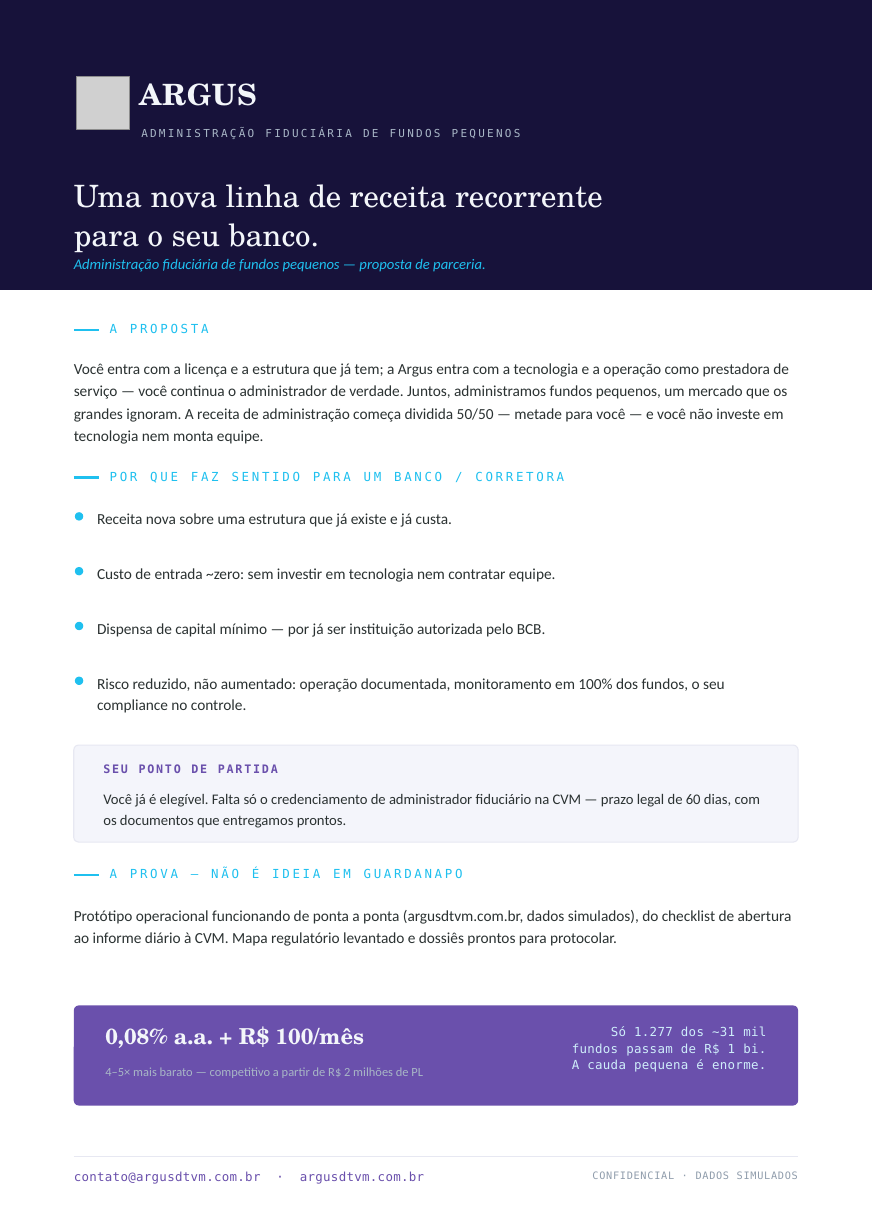
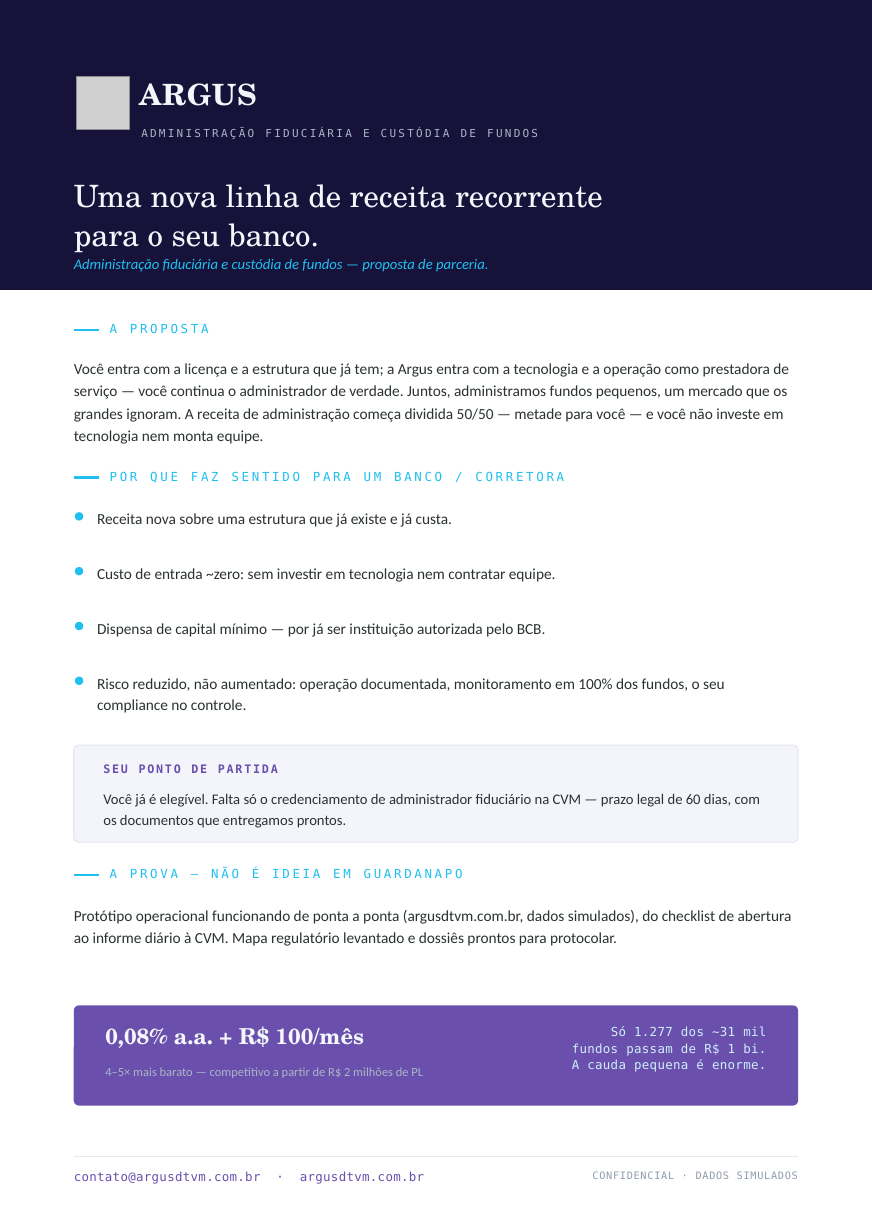
Before and after one commit to viniciuscbf/dtvm, a slide deck: slide 1 of prospecção/abordagem/Argus_OnePager_Banco_CTVM.pptx. Drawn at 872x1232 pixels with LibreOffice and Linux fonts; fonts in the diff are those of the drawing; grey boxes stand for pictures. Boxes give left, top, right and bottom in pixels: in the first picture for what was removed or moved away, otherwise in the second. Text is boxed around its words. In the diff, an @@ line names an element or a change of style, - is before the commit and + after.

```diff
--- a/prospecção/abordagem/Argus_OnePager_Banco_CTVM.pptx
+++ b/prospecção/abordagem/Argus_OnePager_Banco_CTVM.pptx
@@ text at (141,129,538,139): text changed @@
-ADMINISTRAÇÃO FIDUCIÁRIA DE FUNDOS PEQUENOS
+ADMINISTRAÇÃO FIDUCIÁRIA E CUSTÓDIA DE FUNDOS
@@ text at (74,259,489,272): text changed @@
-Administração fiduciária de fundos pequenos — proposta de parceria.
+Administração fiduciária e custódia de fundos — proposta de parceria.
```
Also in this commit, not shown: 53 other files.
